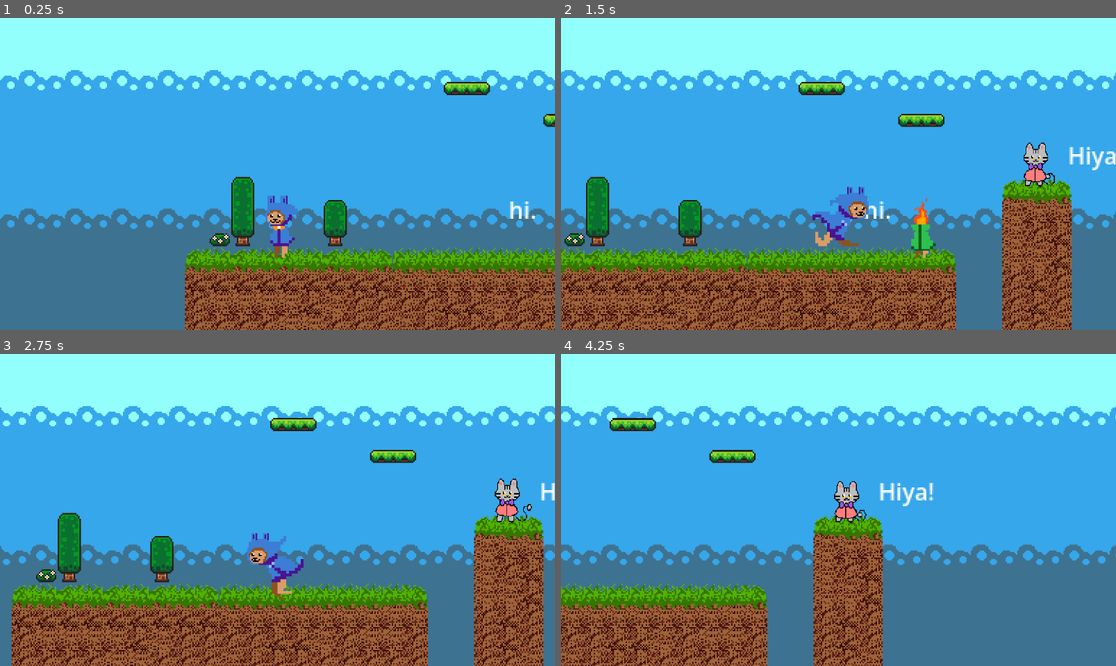
Above: before the commit, frames 1-4 (two rows, left to right).
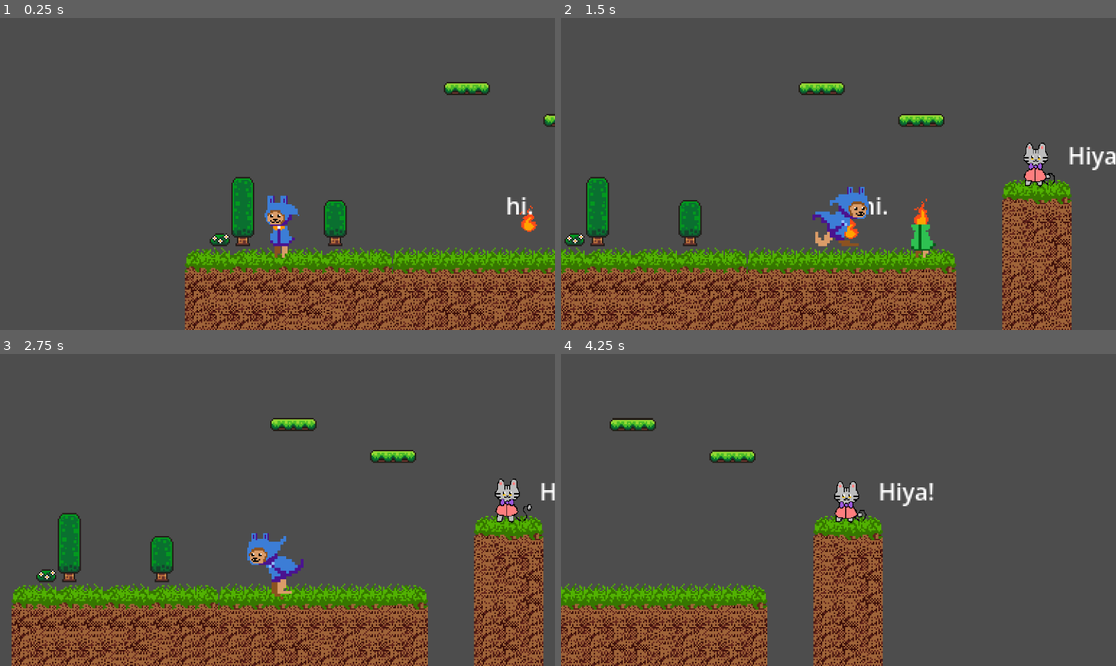
Above: after the commit, the same moments.

Repository: JamLynDul/build-for-the-unseen
Game: Godot game, scene res://scenes/game.tscn
Same seed, same stepped clock (60 frames per second), same inputs: the game is played once before the commit and once after it.
Inputs:
- Up to frame 1 (0.25 s): no input
- Up to frame 2 (1.5 s): tap Enter (ui_accept) at 0.5, 0.77 s; hold Right (ui_right) from 0.53 s (still down)
- Up to frame 3 (2.75 s): tap Enter (ui_accept) at 1.52 s; release Right (ui_right) at 2.03 s; hold Left (ui_left) from 2.03 s (still down)
- Up to frame 4 (4.25 s): release Left (ui_left) at 2.78 s; hold Right (ui_right) from 2.78 s (still down); tap Enter (ui_accept) at 3.02, 3.77 s

The runs differ from the first frame. In frame 1, 81% of the frame differs, in the area x 0-100%, y 0-100%; in frame 2, 72%; in frame 3, 72%; in frame 4, 84%.

Commit message:
added fire attack

Diff:
--- /dev/null
+++ b/scenes/fireball.tscn
@@ -0,0 +1,63 @@
+[gd_scene format=3 uid="uid://0atiqbk52py8"]
+
+[ext_resource type="Texture2D" uid="uid://bhe22hmd20ycx" path="res://assets/player and NPC sprites/fire V1.png" id="1_3s14c"]
+[ext_resource type="PackedScene" uid="uid://rixv3qtwjv8k" path="res://scenes/kill_zone.tscn" id="2_1gl40"]
+
+[sub_resource type="CircleShape2D" id="CircleShape2D_qaphm"]
+radius = 6.0
+
+[sub_resource type="AtlasTexture" id="AtlasTexture_1gl40"]
+atlas = ExtResource("1_3s14c")
+region = Rect2(0, 0, 34, 44)
+
+[sub_resource type="AtlasTexture" id="AtlasTexture_cb14k"]
+atlas = ExtResource("1_3s14c")
+region = Rect2(34, 0, 34, 44)
+
+[sub_resource type="AtlasTexture" id="AtlasTexture_7kba2"]
+atlas = ExtResource("1_3s14c")
+region = Rect2(68, 0, 34, 44)
+
+[sub_resource type="AtlasTexture" id="AtlasTexture_43lgj"]
+atlas = ExtResource("1_3s14c")
+region = Rect2(0, 44, 34, 44)
+
+[sub_resource type="AtlasTexture" id="AtlasTexture_vqoxj"]
+atlas = ExtResource("1_3s14c")
+region = Rect2(34, 44, 34, 44)
+
+[sub_resource type="SpriteFrames" id="SpriteFrames_86oub"]
+animations = [{
+"frames": [{
+"duration": 1.0,
+"texture": SubResource("AtlasTexture_1gl40")
+}, {
+"duration": 1.0,
+"texture": SubResource("AtlasTexture_cb14k")
+}, {
+"duration": 1.0,
+"texture": SubResource("AtlasTexture_7kba2")
+}, {
+"duration": 1.0,
+"texture": SubResource("AtlasTexture_43lgj")
+}, {
+"duration": 1.0,
+"texture": SubResource("AtlasTexture_vqoxj")
+}],
+"loop": true,
+"name": &"default",
+"speed": 5.0
+}]
+
+[node name="fireball" type="Node2D" unique_id=221201566]
+
+[node name="kill_zone" parent="." unique_id=2071582815 instance=ExtResource("2_1gl40")]
+
+[node name="CollisionShape2D" type="CollisionShape2D" parent="kill_zone" unique_id=226501549]
+position = Vector2(1, -7)
+rotation = 0.017150227
+shape = SubResource("CircleShape2D_qaphm")
+
+[node name="AnimatedSprite2D" type="AnimatedSprite2D" parent="." unique_id=126441120]
+sprite_frames = SubResource("SpriteFrames_86oub")
+frame_progress = 0.23407054
--- a/scenes/game.tscn
+++ b/scenes/game.tscn
@@ -3,6 +3,7 @@
 [ext_resource type="Texture2D" uid="uid://cvf06jgyintpi" path="res://assets/brackeys_platformer_assets/sprites/world_tileset.png" id="1_yqjtg"]
 [ext_resource type="PackedScene" uid="uid://blkiiicsbkxg3" path="res://scenes/player.tscn" id="2_lnu2h"]
 [ext_resource type="PackedScene" uid="uid://rixv3qtwjv8k" path="res://scenes/kill_zone.tscn" id="3_lnu2h"]
+[ext_resource type="PackedScene" uid="uid://0atiqbk52py8" path="res://scenes/fireball.tscn" id="4_0tnpc"]
 [ext_resource type="PackedScene" uid="uid://ec0q0jf35r5c" path="res://scenes/platform.tscn" id="4_iywne"]
 [ext_resource type="PackedScene" uid="uid://18c8ufuom74j" path="res://scenes/friend_pickup.tscn" id="4_lbhrr"]
 [ext_resource type="Texture2D" uid="uid://cxum7rkliswt2" path="res://assets/player and NPC sprites/torch_man_-_idle_V1.png" id="4_p57ef"]
@@ -12,6 +13,69 @@
 [sub_resource type="WorldBoundaryShape2D" id="WorldBoundaryShape2D_lbhrr"]
 normal = Vector2(0, 1)
 distance = 1.0
+
+[sub_resource type="Animation" id="Animation_vtaks"]
+length = 0.001
+loop_mode = 1
+tracks/0/type = "value"
+tracks/0/imported = false
+tracks/0/enabled = true
+tracks/0/path = NodePath(".:position")
+tracks/0/interp = 1
+tracks/0/loop_wrap = true
+tracks/0/keys = {
+"times": PackedFloat32Array(0),
+"transitions": PackedFloat32Array(1),
+"update": 0,
+"values": [Vector2(44, 31)]
+}
+tracks/1/type = "value"
+tracks/1/imported = false
+tracks/1/enabled = true
+tracks/1/path = NodePath(".:visible")
+tracks/1/interp = 1
+tracks/1/loop_wrap = true
+tracks/1/keys = {
+"times": PackedFloat32Array(0),
+"transitions": PackedFloat32Array(1),
+"update": 1,
+"values": [false]
+}
+
+[sub_resource type="Animation" id="Animation_kvpfn"]
+resource_name = "shoot fire"
+length = 2.0
+loop_mode = 1
+tracks/0/type = "value"
+tracks/0/imported = false
+tracks/0/enabled = true
+tracks/0/path = NodePath(".:position")
+tracks/0/interp = 1
+tracks/0/loop_wrap = true
+tracks/0/keys = {
+"times": PackedFloat32Array(0, 0.97),
+"transitions": PackedFloat32Array(1, 1),
+"update": 0,
+"values": [Vector2(39, 23), Vector2(-63, 46)]
+}
+tracks/1/type = "value"
+tracks/1/imported = false
+tracks/1/enabled = true
+tracks/1/path = NodePath(".:visible")
+tracks/1/interp = 1
+tracks/1/loop_wrap = true
+tracks/1/keys = {
+"times": PackedFloat32Array(0.04, 1.85, 2),
+"transitions": PackedFloat32Array(1, 1, 1),
+"update": 1,
+"values": [true, true, false]
+}
+
+[sub_resource type="AnimationLibrary" id="AnimationLibrary_dinhu"]
+_data = {
+&"RESET": SubResource("Animation_vtaks"),
+&"shoot fire": SubResource("Animation_kvpfn")
+}
 
 [sub_resource type="AtlasTexture" id="AtlasTexture_u5sy4"]
 atlas = ExtResource("4_p57ef")
@@ -711,6 +775,14 @@
 [node name="Friend One" parent="Friends" unique_id=191015253 instance=ExtResource("4_lbhrr")]
 position = Vector2(160, -5)
 
+[node name="fireball" parent="Friends/Friend One" unique_id=221201566 instance=ExtResource("4_0tnpc")]
+visible = false
+position = Vector2(44, 31)
+
+[node name="AnimationPlayer" type="AnimationPlayer" parent="Friends/Friend One/fireball" unique_id=1579080043]
+libraries/ = SubResource("AnimationLibrary_dinhu")
+autoplay = &"shoot fire"
+
 [node name="AnimatedSprite2D" type="AnimatedSprite2D" parent="Friends/Friend One" unique_id=1094696697]
 position = Vector2(38, 23)
 sprite_frames = SubResource("SpriteFrames_dinhu")
@@ -721,8 +793,10 @@
 shape = SubResource("RectangleShape2D_kvuet")
 
 [node name="Label" type="Label" parent="Friends/Friend One" unique_id=1900174462]
-offset_right = 40.0
-offset_bottom = 23.0
+offset_left = -2.0
+offset_top = -3.0
+offset_right = 38.0
+offset_bottom = 20.0
 text = "hi."
 
 [node name="Friend Two" parent="Friends" unique_id=1070344453 instance=ExtResource("4_lbhrr")]
@@ -761,9 +835,11 @@
 tile_set = SubResource("TileSet_lbhrr")
 
 [node name="Midground" type="TileMapLayer" parent="Map Layers" unique_id=779602484]
+visible = false
 tile_set = SubResource("TileSet_gee14")
 
 [node name="Background" type="TileMapLayer" parent="Map Layers" unique_id=1295663014]
+visible = false
 z_index = -1
 tile_map_data = PackedByteArray("AAD6/wAAAwAAAAYAAAD6/wEAAwAAAAcAAAD7/wEAAwABAAcAAAD8/wEAAwAAAAcAAAD9/wEAAwABAAcAAAD4// …(19424 unchanged characters)…
 tile_set = SubResource("TileSet_iywne")
Binary file added: assets/player and NPC sprites/fire V1.png
Not shown, added: assets/player and NPC sprites/fire V1.png.import
